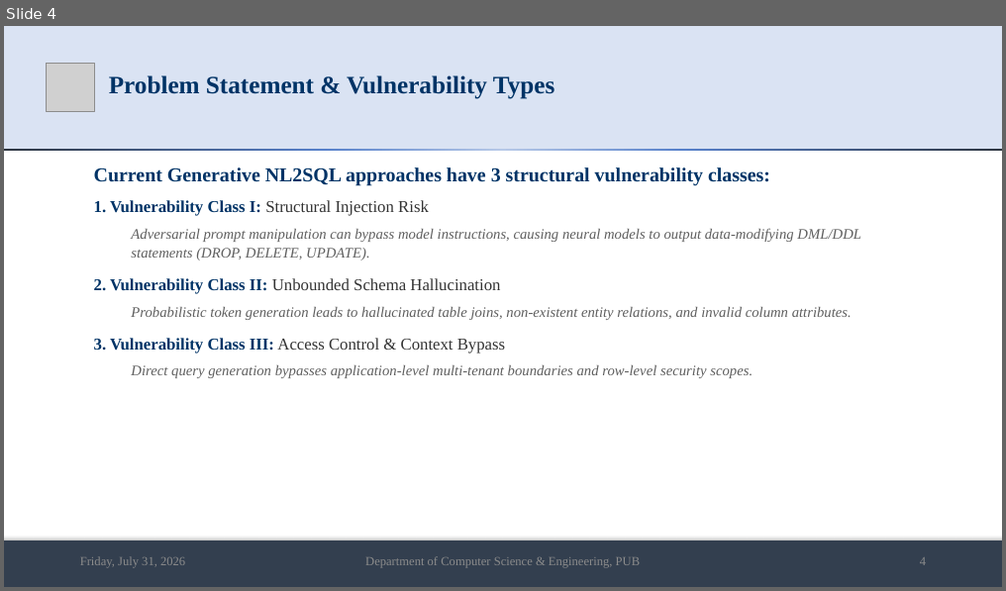
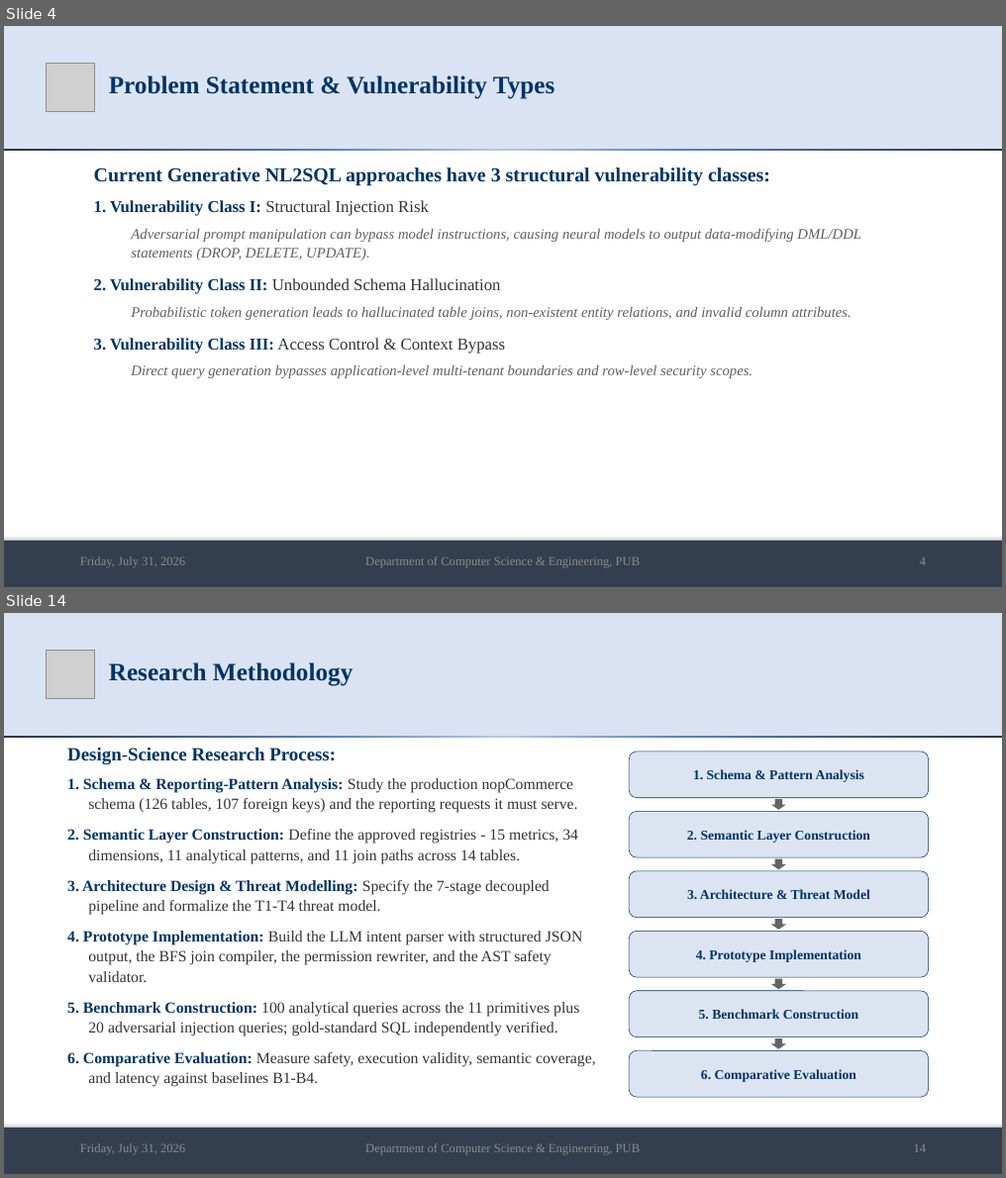
Before and after one commit to md-riaz/AEGIS-Research, a slide deck: docs/scripts/Md_Riaz_Mid_Defense_Final_0322310105101024.pptx. Shown one above the other, each under a label of ours: slide 4 before the commit, slides 4 and 14 after it; the slides between them are not shown. The pictures are 1006x591 and 1006x1178 pixels, drawn with LibreOffice and Linux fonts; fonts in the diff are those of the drawing; grey boxes stand for pictures. Boxes give left, top, right and bottom in pixels: in the first picture for what was removed or moved away, otherwise in the second. Text is boxed around its words. In the diff, an @@ line names an element or a change of style, - is before the commit and + after.

```diff
--- a/docs/scripts/Md_Riaz_Mid_Defense_Final_0322310105101024.pptx
+++ b/docs/scripts/Md_Riaz_Mid_Defense_Final_0322310105101024.pptx
@@ slide 14 added at [4,613,1002,1174], background #FFFFFF @@
@@ rectangle added at [4,613,1002,736], fill #DAE3F3 @@
@@ picture added at [46,651,94,698] @@
@@ title added at [109,663,352,686], 24 pt, text #003366, bold @@
+Research Methodology
@@ rectangle added at [4,736,1002,738], fill gradient #B4C7E7 to #4D79C7 to #222A35 @@
@@ text added at [67,748,596,1087], 15 pt, text #333333 @@
+Design-Science Research Process:
+1. Schema & Reporting-Pattern Analysis: Study the production nopCommerce schema (126 tables, 107 foreign keys) and the reporting requests it must serve.
+2. Semantic Layer Construction: Define the approved registries - 15 metrics, 34 dimensions, 11 analytical patterns, and 11 join paths across 14 tables.
+3. Architecture Design & Threat Modelling: Specify the 7-stage decoupled pipeline and formalize the T1-T4 threat model.
+4. Prototype Implementation: Build the LLM intent parser with structured JSON output, the BFS join compiler, the permission rewriter, and the AST safety validator.
+5. Benchmark Construction: 100 analytical queries across the 11 primitives plus 20 adversarial injection queries; gold-standard SQL independently verified.
+6. Comparative Evaluation: Measure safety, execution validity, semantic coverage, and latency against baselines B1-B4.
@@ rounded rectangle added at [629,752,929,798], fill #DCE4F2, outline #003366 0.5 pt, 13 pt, text #003366, bold @@
+1. Schema & Pattern Analysis
@@ rounded rectangle added at [629,811,929,858], fill #DCE4F2, outline #003366 0.5 pt, 13 pt, text #003366, bold @@
+2. Semantic Layer Construction
@@ down arrow added at [771,799,786,810], fill #646464 @@
@@ rounded rectangle added at [629,871,929,918], fill #DCE4F2, outline #003366 0.5 pt, 13 pt, text #003366, bold @@
+3. Architecture & Threat Model
@@ down arrow added at [771,860,786,869], fill #646464 @@
@@ rounded rectangle added at [629,931,929,977], fill #DCE4F2, outline #003366 0.5 pt, 13 pt, text #003366, bold @@
+4. Prototype Implementation
@@ down arrow added at [771,919,786,930], fill #646464 @@
@@ rounded rectangle added at [629,991,929,1038], fill #DCE4F2, outline #003366 0.5 pt, 13 pt, text #003366, bold @@
+5. Benchmark Construction
@@ down arrow added at [771,979,786,989], fill #646464 @@
@@ rounded rectangle added at [629,1051,929,1097], fill #DCE4F2, outline #003366 0.5 pt, 13 pt, text #003366, bold @@
+6. Comparative Evaluation
@@ down arrow added at [771,1039,786,1050], fill #646464 @@
@@ rectangle added at [4,1128,1002,1174], fill #333F50 @@
@@ text added at [80,1144,185,1156], 12 pt, text #8C8C8C @@
+Friday, July 31, 2026
@@ text added at [365,1144,640,1156], 12 pt, text #8C8C8C @@
+Department of Computer Science & Engineering, PUB
@@ text added at [914,1145,927,1153], 12 pt, text #8C8C8C @@
+14
```
Also in this commit, not shown: 20 slides changed, 4 other slides added, 2 other files.
